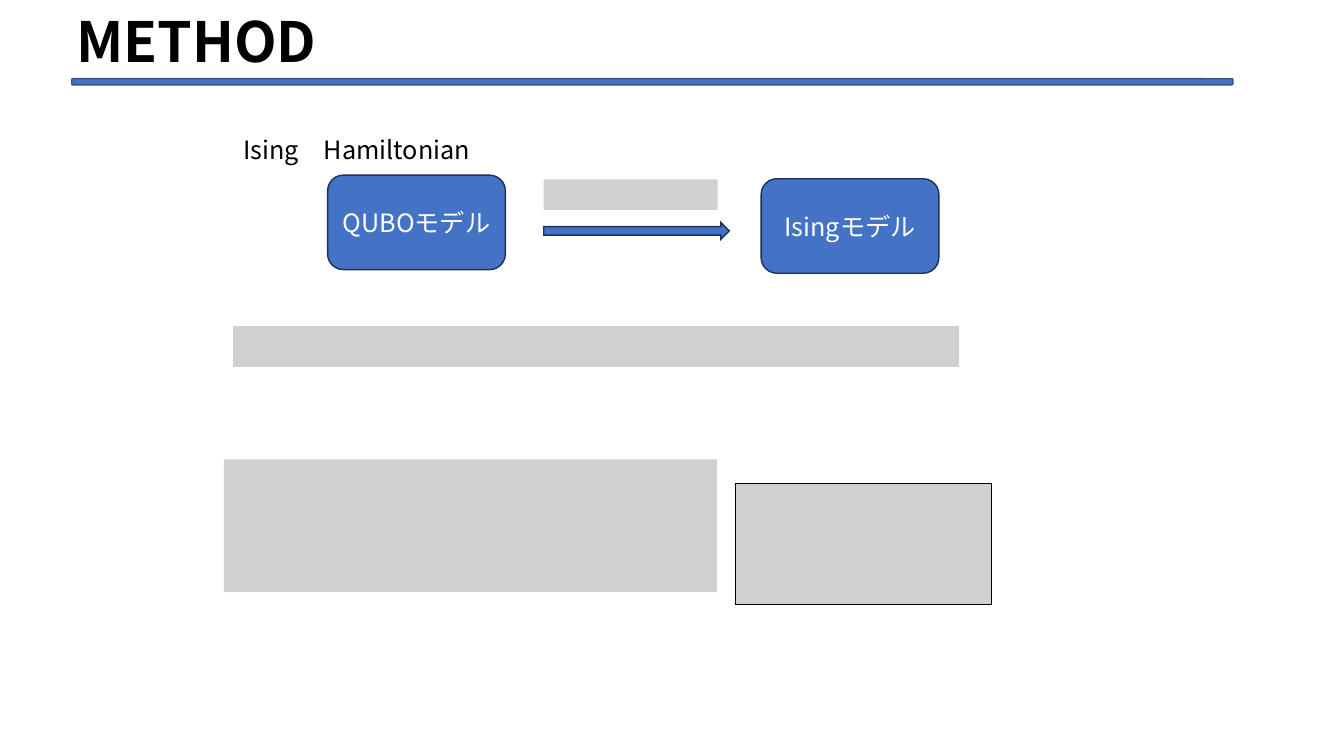
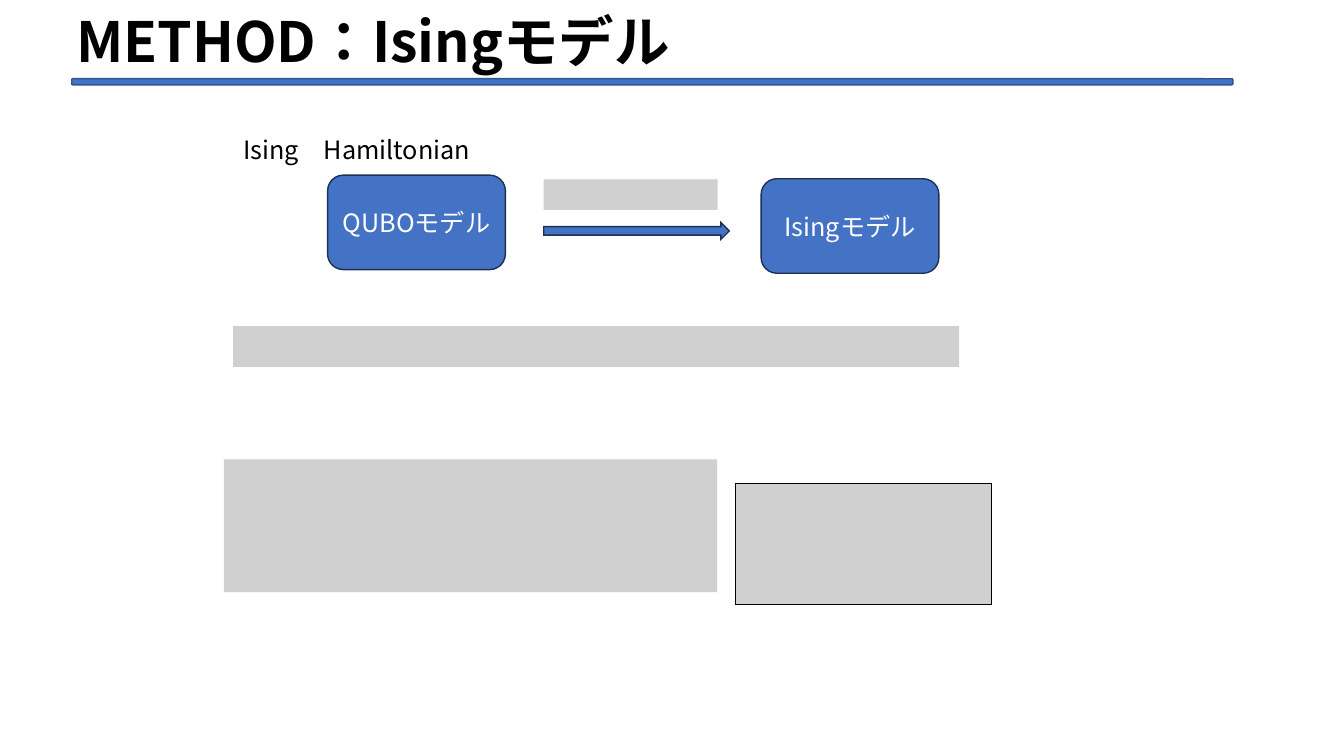
Before and after one commit to Legolas9999/zemi, a slide deck: slide 15 of 第二次/lcj_ron_zemi2.pptx. Drawn at 1344x756 pixels with LibreOffice and Linux fonts; fonts in the diff are those of the drawing; grey boxes stand for pictures. Boxes give left, top, right and bottom in pixels: in the first picture for what was removed or moved away, otherwise in the second. Text is boxed around its words. In the diff, an @@ line names an element or a change of style, - is before the commit and + after.

```diff
--- a/第二次/lcj_ron_zemi2.pptx
+++ b/第二次/lcj_ron_zemi2.pptx
@@ title at <box>76,14,669,76</box>: text changed @@
-METHOD
+METHOD：Isingモデル
```
Also in this commit, not shown: 8 other slides changed, 12 slides added, 44 slides removed.
